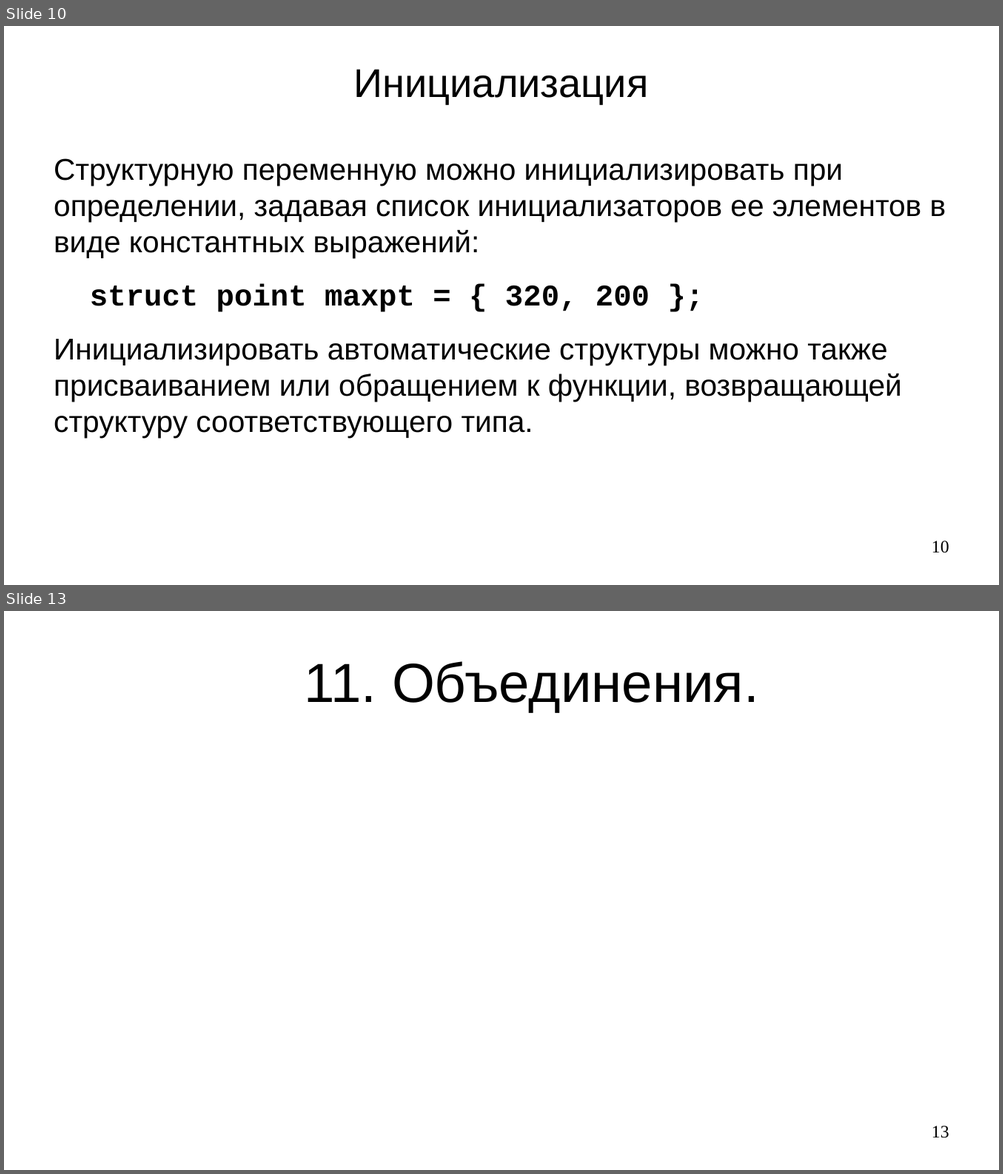
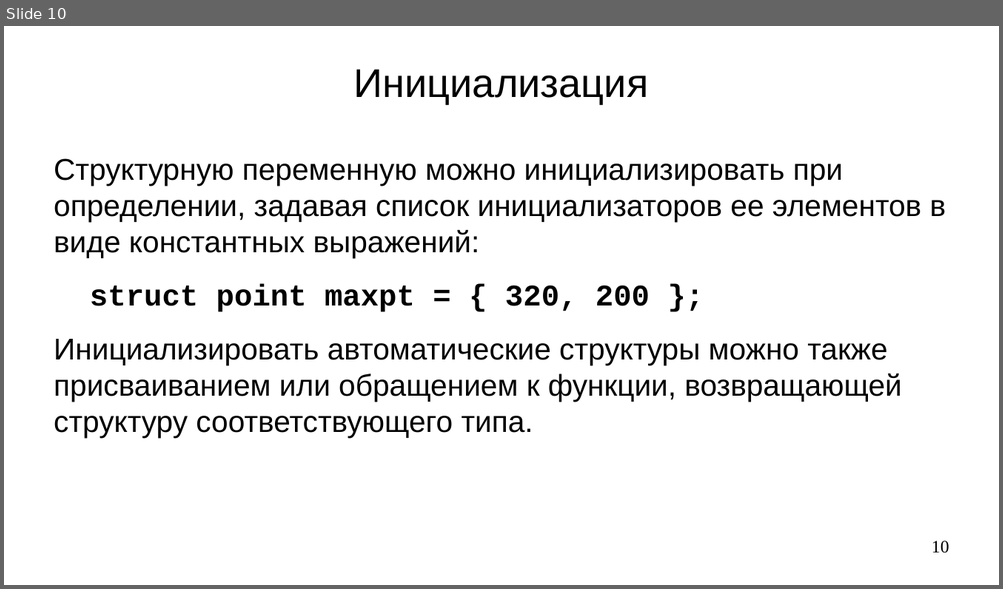
Before and after one commit to steelcraft/stud-lab, a slide deck: Лекции/CBCP01#L7.odp. Shown one above the other, each under a label of ours: slides 10 and 13 before the commit, slide 10 after it; the slides between them are not shown. The pictures are 1003x1174 and 1003x589 pixels, drawn with LibreOffice and Linux fonts; fonts in the diff are those of the drawing. Boxes give left, top, right and bottom in pixels: in the first picture for what was removed or moved away, otherwise in the second. Text is boxed around its words. In the diff, an @@ line names an element or a change of style, - is before the commit and + after.

```diff
--- a/Лекции/CBCP01#L7.odp
+++ b/Лекции/CBCP01#L7.odp
@@ slide 13 removed at <box>4,611,999,1170</box>, background #FFFFFF @@
@@ title removed at <box>304,661,759,712</box> @@
-11. Объединения.
@@ page number removed at <box>931,1126,949,1139</box> @@
-13
```
Also in this commit, not shown: 5 slides added, 6 other slides removed.
